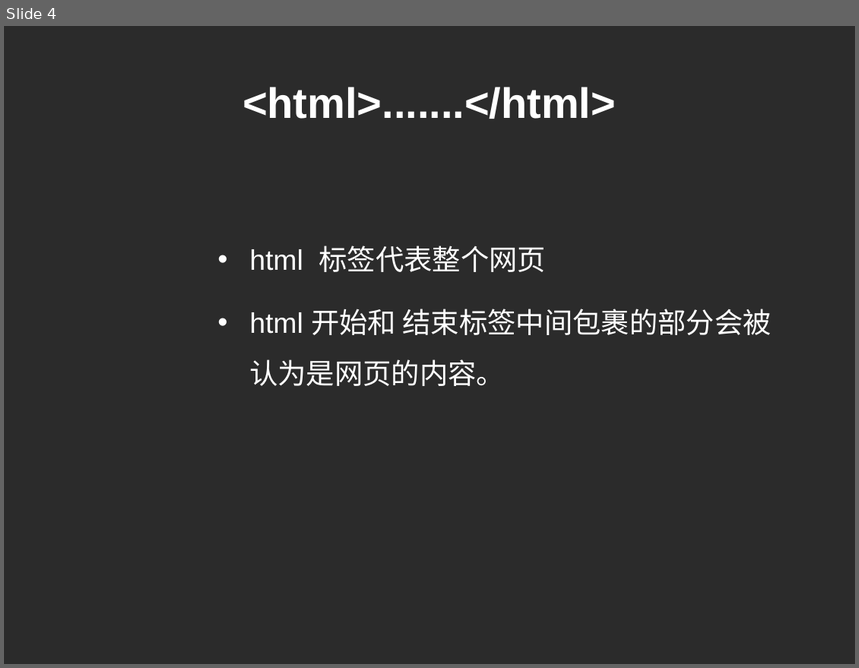
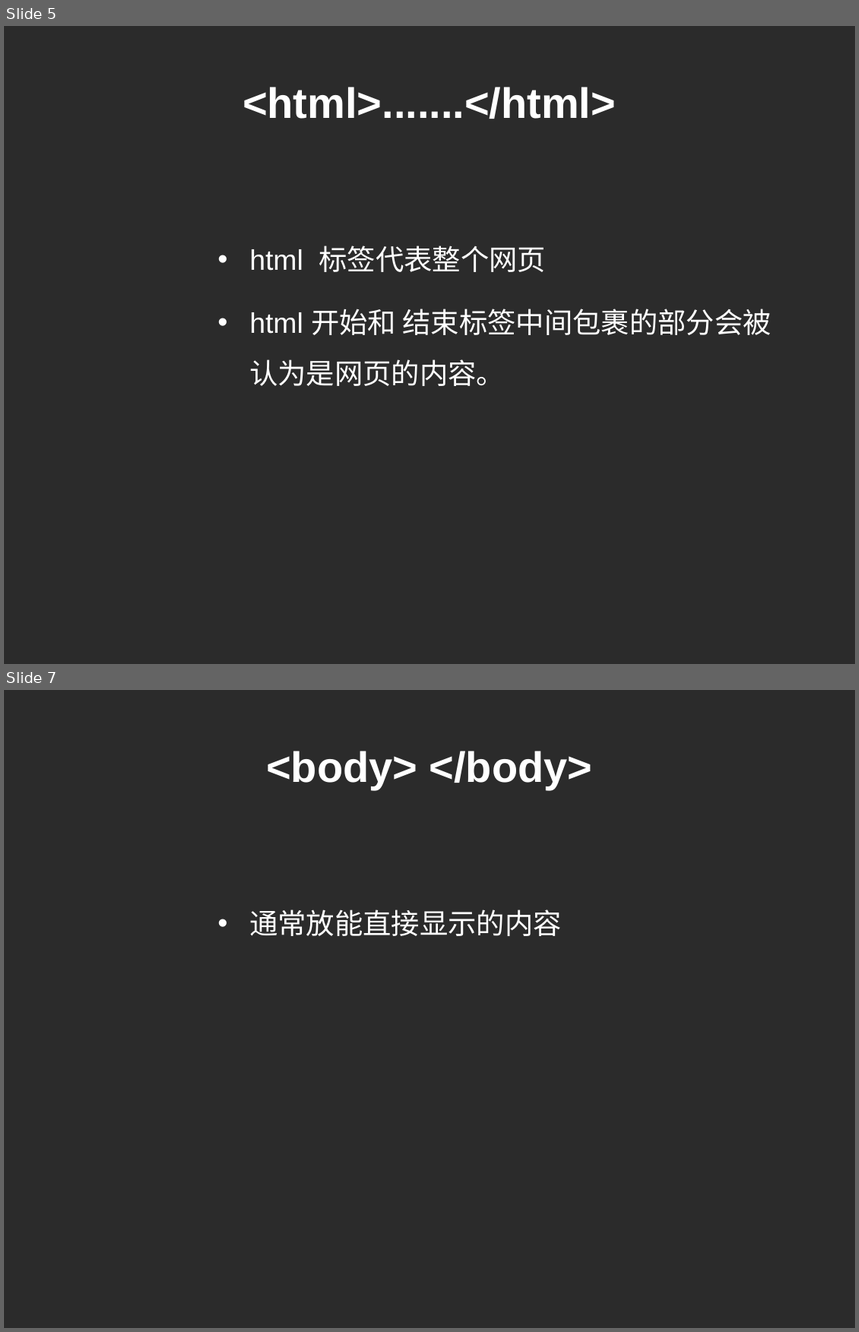
Before and after one commit to cd-vr1class/homework, a slide deck: ppt/7-4html基础.ppt. Shown one above the other, each under a label of ours: slide 4 before the commit, slides 5 and 7 after it; the slides between them are not shown. The pictures are 859x668 and 859x1332 pixels, drawn with LibreOffice and Linux fonts; fonts in the diff are those of the drawing; background and template pictures are left out; a plain dark background stands for a picture behind light text. Boxes give left, top, right and bottom in pixels: in the first picture for what was removed or moved away, otherwise in the second. Text is boxed around its words. In the diff, an @@ line names an element or a change of style, - is before the commit and + after.

```diff
--- a/ppt/7-4html基础.ppt
+++ b/ppt/7-4html基础.ppt
@@ slide 7 added at <box>4,690,855,1328</box>, background picture (left out) @@
@@ title added at <box>266,751,592,790</box>, 36 pt, text #FFFFFF, bold @@
+<body> </body>
@@ text added at <box>249,910,562,936</box>, 24 pt, text #FFFFFF @@
+• 通常放能直接显示的内容
@@ what was slide 4 is now slide 5 @@
```
Also in this commit, not shown: 1 slide changed, 8 other slides added, 6 other files.
